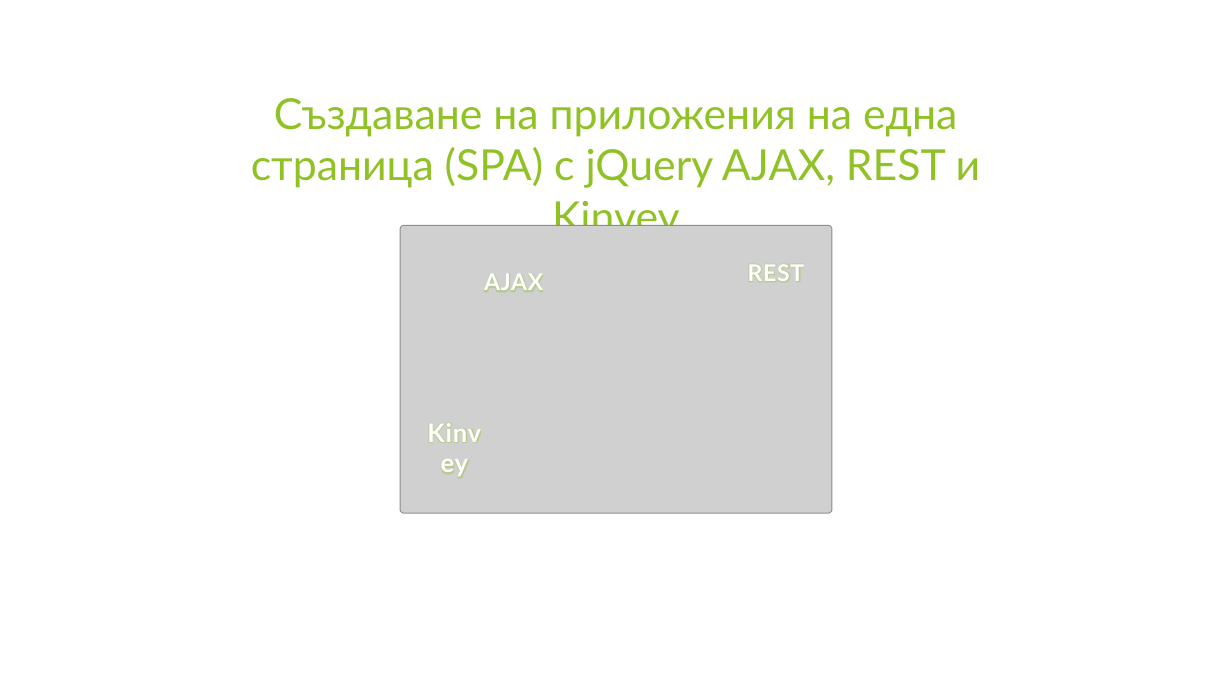
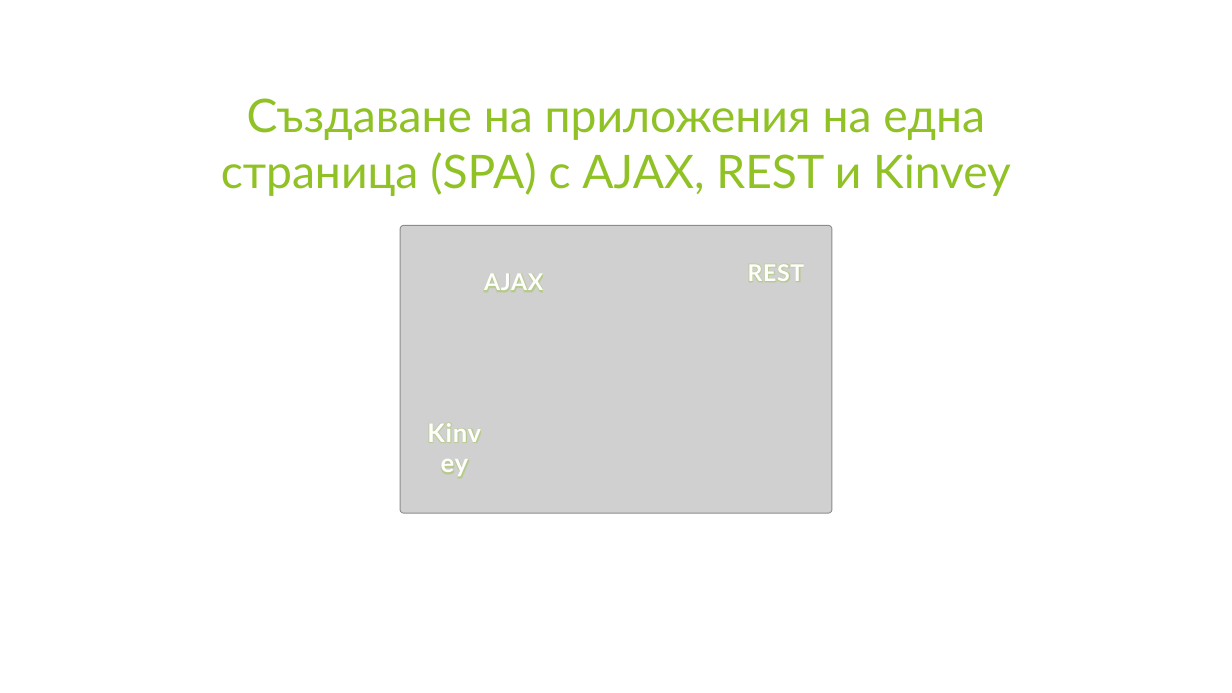
Before and after one commit to profjordanov/hybrid-app-development, a slide deck: slide 1 of 03. Async JS/tasks.pptx. Drawn at 1232x693 pixels with LibreOffice and Linux fonts; fonts in the diff are those of the drawing; grey boxes stand for pictures. Boxes give left, top, right and bottom in pixels: in the first picture for what was removed or moved away, otherwise in the second. Text is boxed around its words. In the diff, an @@ line names an element or a change of style, - is before the commit and + after.

```diff
--- a/03. Async JS/tasks.pptx
+++ b/03. Async JS/tasks.pptx
@@ text at (x1=221, y1=98, x2=1011, y2=196): text changed; size 33.3 to 36 pt @@
-Създаване на приложения на една страница (SPA) с jQuery AJAX, REST и Kinvey
+Създаване на приложения на една страница (SPA) с AJAX, REST и Kinvey
```
Also in this commit, not shown: 39 other files.
